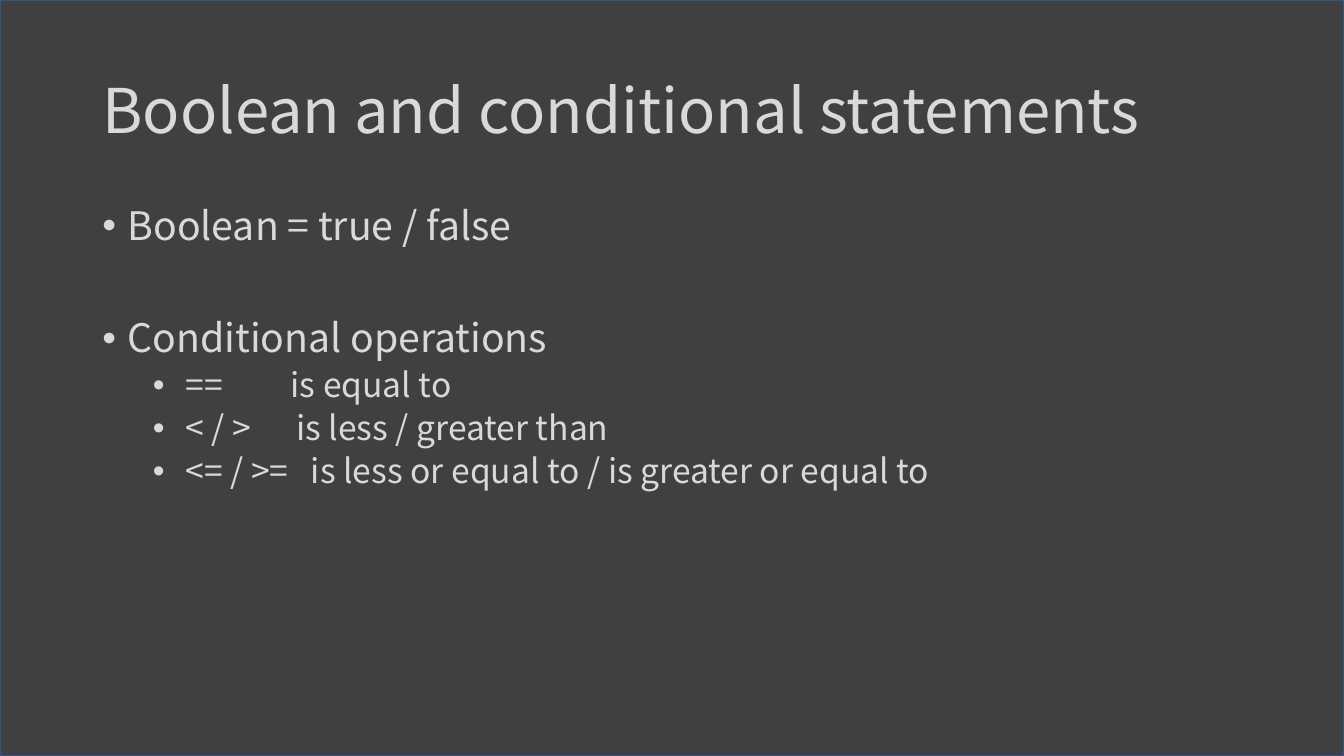
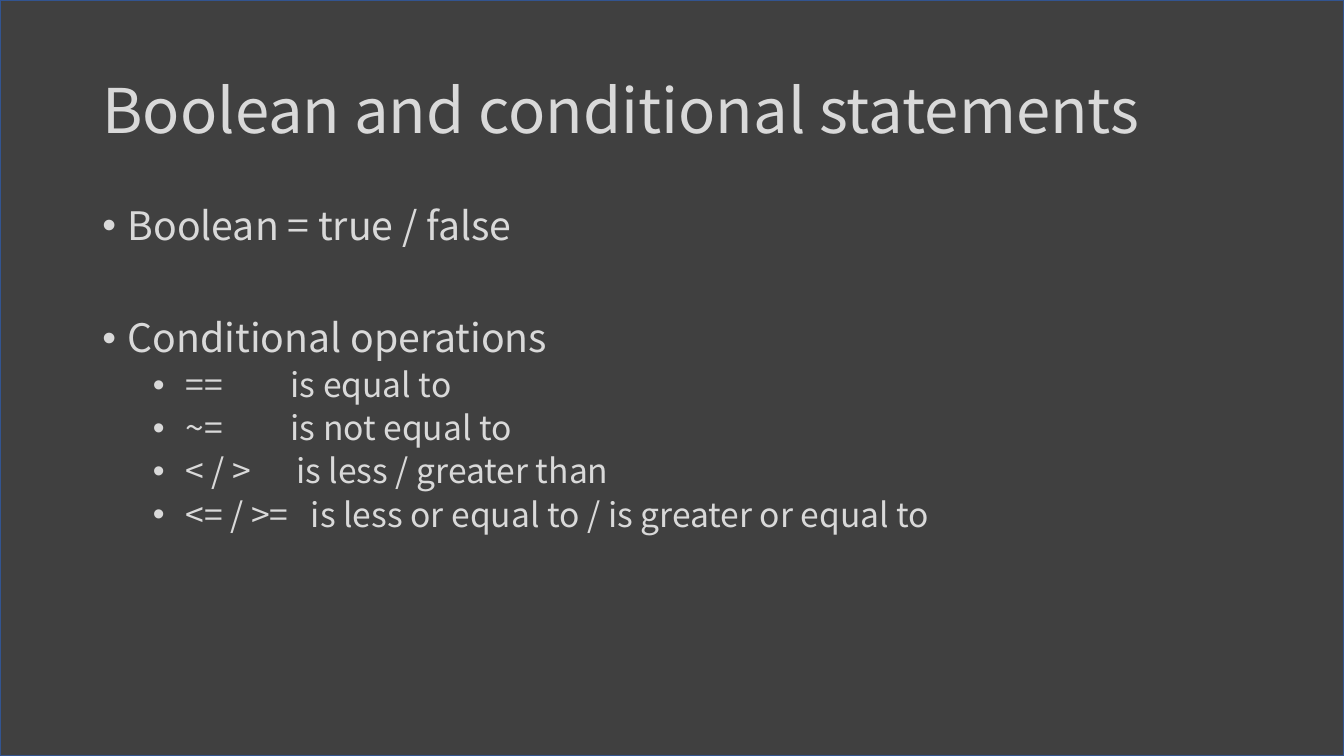
Before and after one commit to changh95/teach_MATLAB_and_CPP, a slide deck: slide 18 of Lesson3/Lesson3.pptx. Drawn at 1344x756 pixels with LibreOffice and Linux fonts; fonts in the diff are those of the drawing. Boxes give left, top, right and bottom in pixels: in the first picture for what was removed or moved away, otherwise in the second. Text is boxed around its words. In the diff, an @@ line names an element or a change of style, - is before the commit and + after.

```diff
--- a/Lesson3/Lesson3.pptx
+++ b/Lesson3/Lesson3.pptx
@@ text at [291, 413, 512, 448]: paragraph added @@
+  • ~= is not equal to
```
Also in this commit, not shown: 3 other slides changed.
